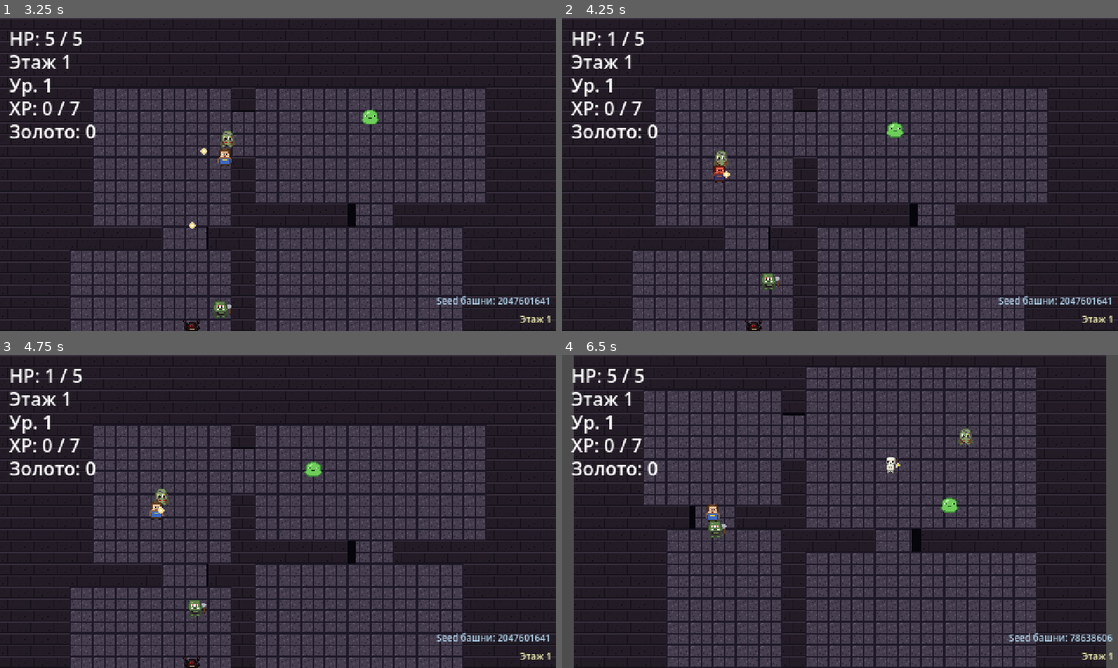
Above: before the commit, frames 1-4 (two rows, left to right).
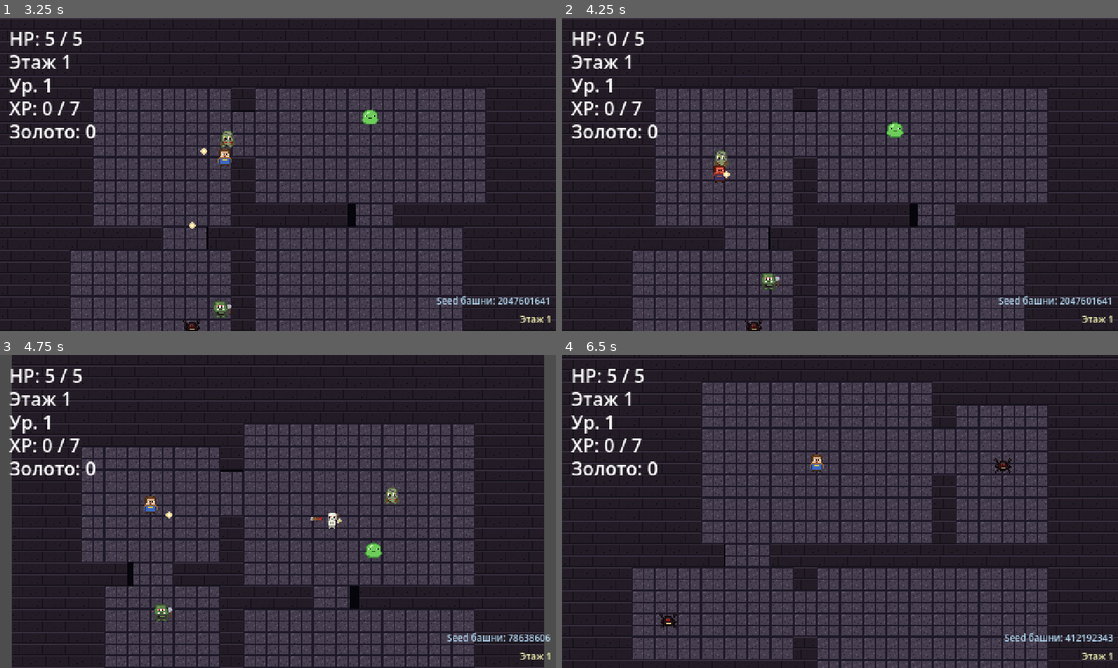
Above: after the commit, the same moments.

Repository: slartus/roguelike-game
Game: Godot game, scene res://scenes/main.tscn
Two runs of this game, one before a commit and one after it. Both use one fixed random seed, a clock stepped at 60 frames per second and the inputs below.
Inputs (mouse positions are in pixels of both pictures, inside the frame that each line leads up to):
- Up to frame 1 (3.25 s): tap Enter at 0.5 s; move the mouse to (400, 158) at 0.52 s; press the mouse at (400, 158) at 0.53 s; hold D (move_right) 0.53-1.25 s; release the mouse at (400, 158) at 1.25 s; drag from (166, 190) to (250, 237) at 1.27 s; move the mouse to (333, 105) at 2.02 s; hold D (move_right) 2.03-2.75 s; tap Alt at 2.1 s; drag from (250, 237) to (111, 127) at 2.77 s
- Up to frame 2 (4.25 s): move the mouse to (1006, 221) at 3.52 s; press the mouse at (1006, 221) at 3.53 s; hold A (move_left) from 3.53 s (still down)
- Up to frame 3 (4.75 s): release A (move_left) at 4.25 s; release the mouse at (444, 558) at 4.25 s; drag from (111, 464) to (172, 511) at 4.27 s
- Up to frame 4 (6.5 s): move the mouse to (867, 511) at 5.02 s; hold S (move_down) 5.03-5.75 s; tap Alt at 5.1 s; click (867, 511) at 5.17 s; drag from (756, 433) to (728, 527) at 5.77 s

Frame 1 is identical in both runs. In frame 2, less than 0.1% of the frame differs, in the area x 8-10%, y 4-9%; in frame 3, 34%; in frame 4, 38%, in the area x 0-100%, y 0-100%.

Commit message:
balance(difficulty): player damage down, enemy damage up
User wanted the game a bit harder. Player weapons:
- pistol: damage 2 → 1 (dagger already at 1). Pistol keeps its niche
  through longer bullet_lifetime + higher bullet_speed — it's the
  ranged option now, not the "average damage" one.

Enemy contact_damage (floor-1 base; Balance.scaled_damage still
adds ~10% per floor on top):
- goblin, skeleton: 1 → 2
- charger (Spider) default: 1 → 2
- orc, zombie: 2 → 3
- boss (Necromancer) default: 2 → 3

Not touched:
- slime — stays 1 to preserve the "gentle intro" role.
- enemy_bullet damage stays 1 — ranged pressure is already tuned via
  volume; buffing per-shot damage would make floors 3+ brutal.

Tests: 81/81 GUT passing; test_enemy_scenes.gd MELEE_SPECS + boss
default expectations synced.

Co-Authored-By: Claude Opus 4.7 (1M context) <noreply@anthropic.com>

Diff:
--- a/resources/weapons/pistol.tres
+++ b/resources/weapons/pistol.tres
@@ -6,7 +6,7 @@
 [resource]
 script = ExtResource("1_wr")
 display_name = "WEAPON_PISTOL"
-damage = 2
+damage = 1
 fire_interval = 0.32
 bullet_speed = 240.0
 bullet_lifetime = 1.4
--- a/scenes/enemies/boss.gd
+++ b/scenes/enemies/boss.gd
@@ -6,7 +6,7 @@
 @export var max_health: int = 30
 @export var speed: float = 25.0
 @export var perception_radius: float = 3000.0
-@export var contact_damage: int = 2
+@export var contact_damage: int = 3
 @export var contact_cooldown: float = 0.8
 @export var bullet_scene: PackedScene
 @export var volley_interval: float = 2.0
--- a/scenes/enemies/charger.gd
+++ b/scenes/enemies/charger.gd
@@ -15,7 +15,7 @@
 @export var charge_speed: float = 220.0
 @export var wait_duration: float = 1.2
 @export var charge_duration: float = 0.9
-@export var contact_damage: int = 1
+@export var contact_damage: int = 2
 @export var contact_cooldown: float = 0.4
 @export var pickup_scene: PackedScene
 @export var pickup_drop_chance: float = 0.18
--- a/scenes/enemies/goblin.tscn
+++ b/scenes/enemies/goblin.tscn
@@ -11,7 +11,7 @@
 display_name = "ENEMY_GOBLIN"
 max_health = 4
 speed = 55.0
-contact_damage = 1
+contact_damage = 2
 xp_reward = 6
 gold_reward = 2
 pickup_drop_chance = 0.15
--- a/scenes/enemies/orc.tscn
+++ b/scenes/enemies/orc.tscn
@@ -11,7 +11,7 @@
 display_name = "ENEMY_ORC"
 max_health = 8
 speed = 28.0
-contact_damage = 2
+contact_damage = 3
 xp_reward = 14
 gold_reward = 4
 pickup_drop_chance = 0.22
--- a/scenes/enemies/skeleton.tscn
+++ b/scenes/enemies/skeleton.tscn
@@ -11,7 +11,7 @@
 display_name = "ENEMY_SKELETON"
 max_health = 3
 speed = 50.0
-contact_damage = 1
+contact_damage = 2
 xp_reward = 7
 gold_reward = 2
 pickup_drop_chance = 0.15
--- a/scenes/enemies/zombie.tscn
+++ b/scenes/enemies/zombie.tscn
@@ -11,7 +11,7 @@
 display_name = "ENEMY_ZOMBIE"
 max_health = 6
 speed = 22.0
-contact_damage = 2
+contact_damage = 3
 xp_reward = 11
 gold_reward = 3
 pickup_drop_chance = 0.2
--- a/test/unit/test_enemy_scenes.gd
+++ b/test/unit/test_enemy_scenes.gd
@@ -10,19 +10,19 @@
 		"xp_reward": 5, "gold_reward": 1, "pickup_drop_chance": 0.15,
 	},
 	"res://scenes/enemies/goblin.tscn": {
-		"max_health": 4, "speed": 55.0, "contact_damage": 1,
+		"max_health": 4, "speed": 55.0, "contact_damage": 2,
 		"xp_reward": 6, "gold_reward": 2, "pickup_drop_chance": 0.15,
 	},
 	"res://scenes/enemies/orc.tscn": {
-		"max_health": 8, "speed": 28.0, "contact_damage": 2,
+		"max_health": 8, "speed": 28.0, "contact_damage": 3,
 		"xp_reward": 14, "gold_reward": 4, "pickup_drop_chance": 0.22,
 	},
 	"res://scenes/enemies/skeleton.tscn": {
-		"max_health": 3, "speed": 50.0, "contact_damage": 1,
+		"max_health": 3, "speed": 50.0, "contact_damage": 2,
 		"xp_reward": 7, "gold_reward": 2, "pickup_drop_chance": 0.15,
 	},
 	"res://scenes/enemies/zombie.tscn": {
-		"max_health": 6, "speed": 22.0, "contact_damage": 2,
+		"max_health": 6, "speed": 22.0, "contact_damage": 3,
 		"xp_reward": 11, "gold_reward": 3, "pickup_drop_chance": 0.2,
 	},
 }
@@ -86,7 +86,7 @@
 	assert_not_null(instance)
 	assert_eq(instance.max_health, 30)
 	assert_eq(instance.speed, 25.0)
-	assert_eq(instance.contact_damage, 2)
+	assert_eq(instance.contact_damage, 3)
 	assert_eq(instance.volley_interval, 2.0)
 	assert_eq(instance.volley_count, 8)
 	assert_eq(instance.xp_reward, 40)
Not shown, changed: docs/gamedesign/enemies.md
Not shown, changed: docs/gamedesign/weapons.md
